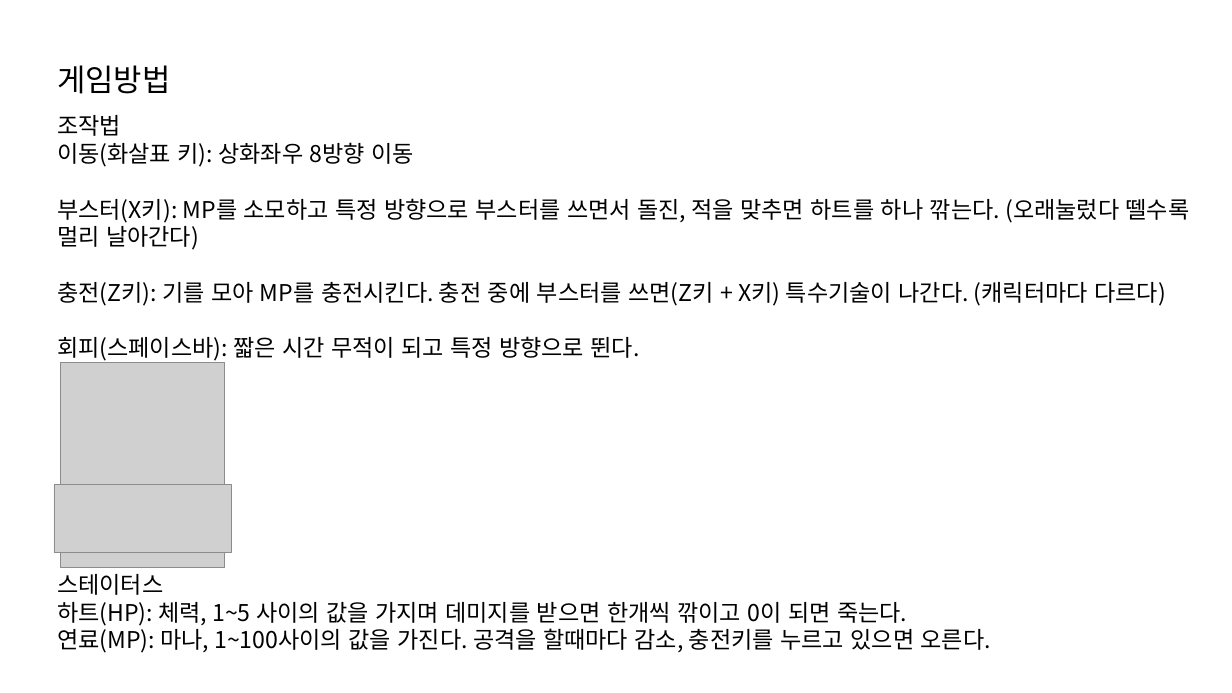
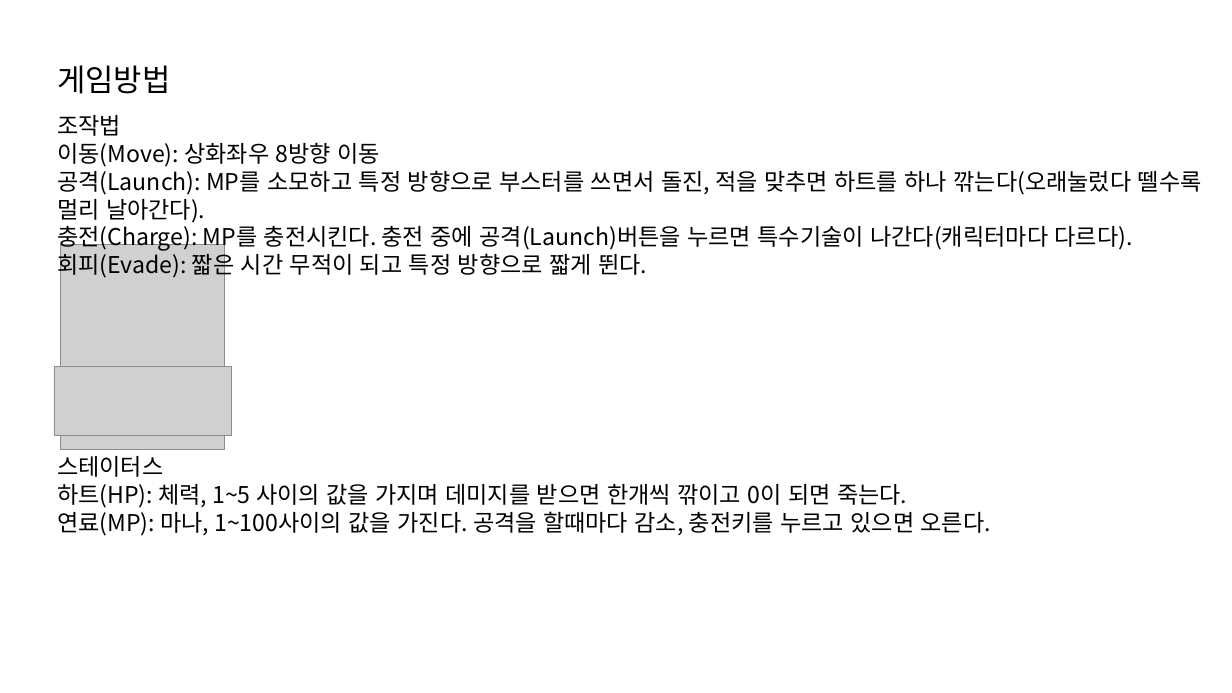
Before and after one commit to penspanic/ITWGamejam, a slide deck: slide 12 of Plan/Rocketman_씬&스킬구성.pptx. Drawn at 1232x693 pixels with LibreOffice and Linux fonts; fonts in the diff are those of the drawing; grey boxes stand for pictures. Boxes give left, top, right and bottom in pixels: in the first picture for what was removed or moved away, otherwise in the second. Text is boxed around its words. In the diff, an @@ line names an element or a change of style, - is before the commit and + after.

```diff
--- a/Plan/Rocketman_씬&스킬구성.pptx
+++ b/Plan/Rocketman_씬&스킬구성.pptx
@@ text at bbox=[57, 142, 1202, 279]: text changed @@
-이동(화살표 키): 상화좌우 8방향 이동
-부스터(X키): MP를 소모하고 특정 방향으로 부스터를 쓰면서 돌진, 적을 맞추면 하트를 하나 깎는다. (오래눌렀다 뗄수록 멀리 날아간다)
-충전(Z키): 기를 모아 MP를 충전시킨다. 충전 중에 부스터를 쓰면(Z키 + X키) 특수기술이 나간다. (캐릭터마다 다르다)
-회피(스페이스바): 짧은 시간 무적이 되고 특정 방향으로 뛴다.
+이동(Move): 상화좌우 8방향 이동
+공격(Launch): MP를 소모하고 특정 방향으로 부스터를 쓰면서 돌진, 적을 맞추면 하트를 하나 깎는다(오래눌렀다 뗄수록 멀리 날아간다).
+충전(Charge): MP를 충전시킨다. 충전 중에 공격(Launch)버튼을 누르면 특수기술이 나간다(캐릭터마다 다르다).
+회피(Evade): 짧은 시간 무적이 되고 특정 방향으로 짧게 뛴다.
@@ picture: place and size @@
-picture at bbox=[60, 362, 225, 568]
+picture at bbox=[60, 244, 225, 450]
@@ picture: place and size @@
-picture at bbox=[54, 484, 231, 553]
+picture at bbox=[54, 367, 231, 435]
@@ text "스테이터스": place and size @@
-text "스테이터스" at bbox=[57, 574, 991, 653]
+text "스테이터스" at bbox=[57, 456, 991, 536]
```
Also in this commit, not shown: 8 other slides changed, 1 slide removed.
